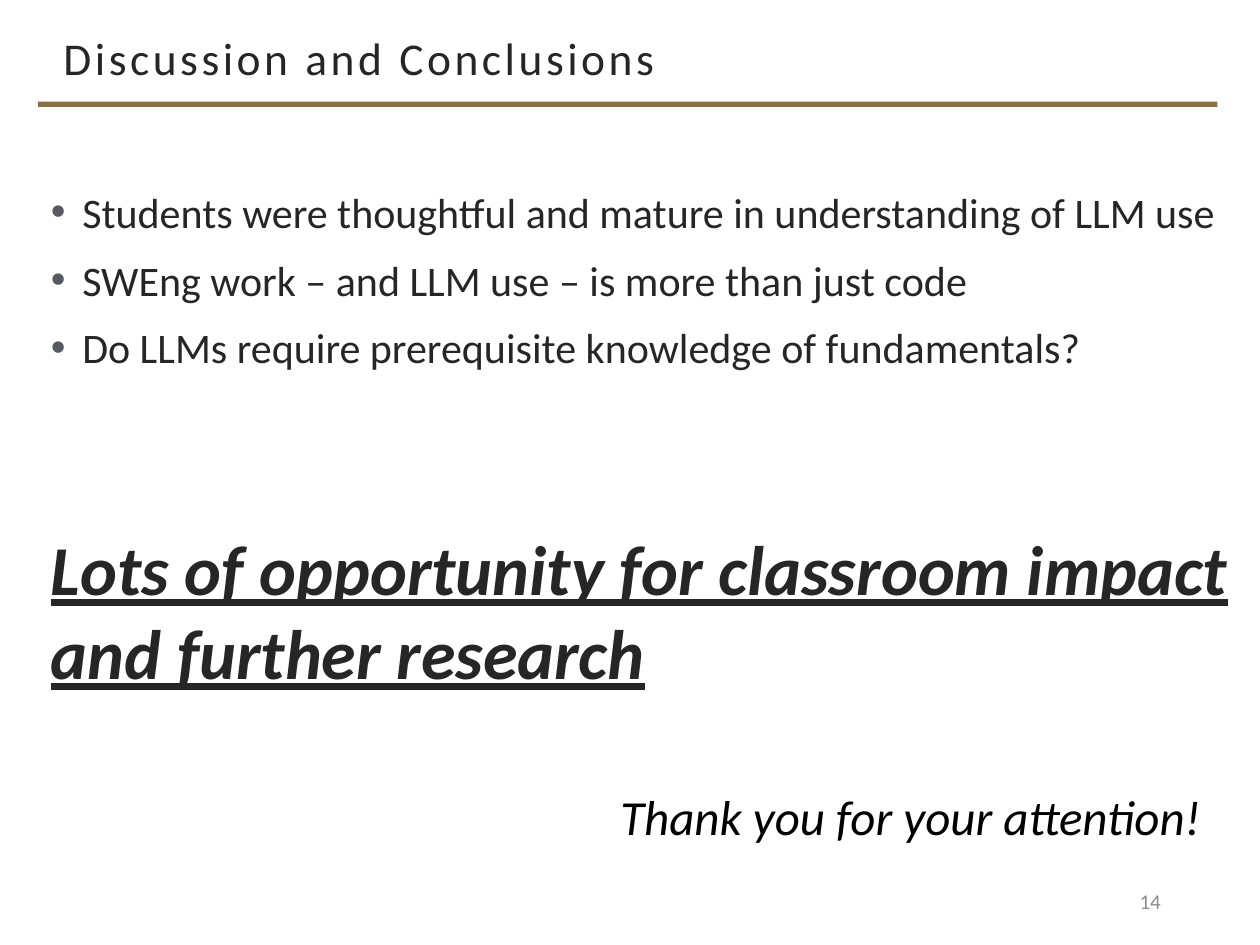
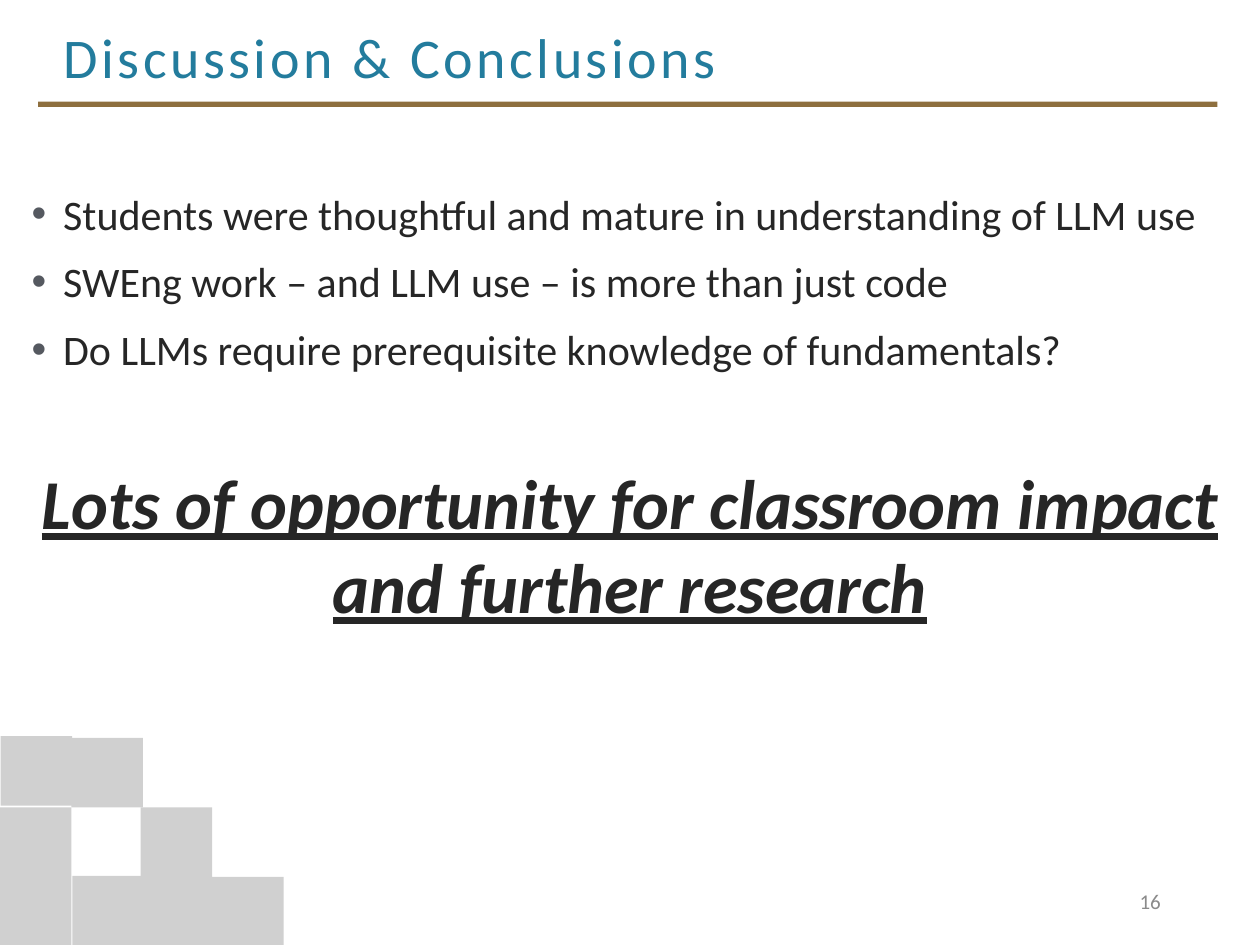
Before and after one commit to davisjam/davisjam.github.io, a slide deck: slide 16 of files/publications/TanayArinzeJoshiDavisDavis-LLMEducation-ASEE2024-slides.pptx (slide 14 before the commit). Drawn at 1260x945 pixels with LibreOffice and Linux fonts; fonts in the diff are those of the drawing; grey boxes stand for pictures; background and template pictures are left out. Boxes give left, top, right and bottom in pixels: in the first picture for what was removed or moved away, otherwise in the second. Text is boxed around its words. In the diff, an @@ line names an element or a change of style, - is before the commit and + after.

```diff
--- a/files/publications/TanayArinzeJoshiDavisDavis-LLMEducation-ASEE2024-slides.pptx
+++ b/files/publications/TanayArinzeJoshiDavisDavis-LLMEducation-ASEE2024-slides.pptx
@@ title at [63, 39, 715, 79]: text changed; size 26 to 32 pt; text colour #262626 to #237C9D @@
-Discussion and Conclusions
+Discussion & Conclusions
@@ text "Students were thoughtful and mature ...": place and size @@
-text "Students were thoughtful and mature ..." at [51, 199, 1227, 690]
+text "Students were thoughtful and mature ..." at [42, 201, 1218, 624]
@@ text at [42, 480, 1218, 624]: alignment left to centre @@
@@ text removed at [620, 801, 1200, 843] @@
-Thank you for your attention!
@@ group added at [0, 736, 284, 945]: 8 pictures @@
@@ page number at [1140, 895, 1161, 909]: text changed @@
-14
+16
```
Also in this commit, not shown: 4 other slides changed, 15 slides added, 10 slides removed.
